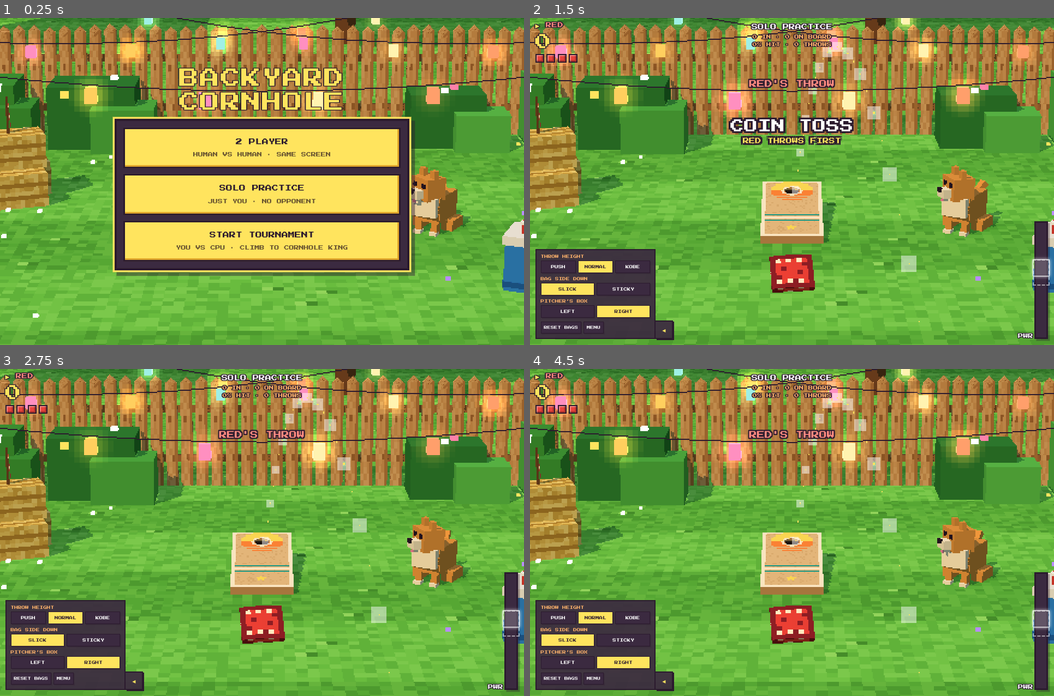
Above: before the commit, frames 1-4 (two rows, left to right).
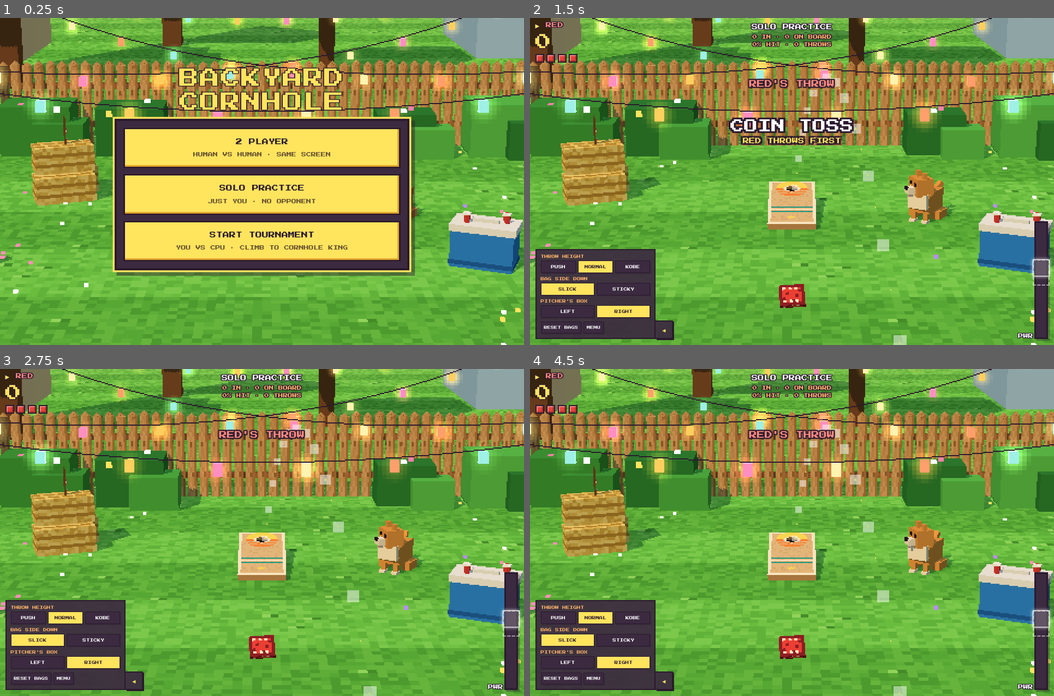
Above: after the commit, the same moments.

Repository: Ashe-Oro/backyard-games
Game: browser game, page index.html
The game is run twice, just before and just after one commit, with the same random seed, the same clock (stepped at 60 frames per second) and the same inputs.
Inputs:
- Up to frame 1 (0.25 s): no input
- Up to frame 2 (1.5 s): click "SOLO PRACTICE JUST YOU · NO O…" at 0.27 s; click "NORMAL" at 0.52 s; tap Space at 1.1 s
- Up to frame 3 (2.75 s): tap Space at 1.6, 2.1, 2.6 s
- Up to frame 4 (4.5 s): tap Space at 3.1, 3.6, 4.1 s

The runs differ from the first frame. In frame 1, 41% of the frame differs, in the area x 0-100%, y 0-100%; in frame 2, 51%; in frame 3, 52%; in frame 4, 52%.

Commit message:
Give desktop throws more space from the target

Diff:
--- a/index.html
+++ b/index.html
@@ -212,12 +212,11 @@
   const scale = Math.max(1, Math.round(Math.min(h, w * 0.85) / 310));
   renderer.setSize(Math.ceil(w / scale), Math.ceil(h / scale), false);
   camera.aspect = w / h;
-  // A closer, elevated view gives the deck depth instead of flattening the fence.
-  // Blend by aspect ratio so phones and wide desktops share the same composition.
+  // Give wide screens more court depth while preserving the tighter phone view.
   const portrait = clamp((1.2 - camera.aspect) / 0.65, 0, 1);
   camera.position.copy(CAM_POS);
   camera.lookAt(CAM_LOOK);
-  camera.fov = 14 + 8 * portrait;
+  camera.fov = 18 + 4 * portrait;
   camera.updateProjectionMatrix();
 }
 addEventListener('resize', resize); resize();
@@ -681,12 +680,12 @@
 const heldTilt = new THREE.Quaternion().setFromEuler(new THREE.Euler(.8, 0, 0));
 function positionHeldBag(yaw) {
   const portrait = clamp((1.2 - camera.aspect) / .65, 0, 1);
-  // Cap screen height too, so a wide landscape phone doesn't enlarge the bag.
-  const width = Math.min(.065 + .055 * portrait, .10 / camera.aspect);
+  // Keep the desktop bag smaller and lower to separate the hand from the target.
+  const width = Math.min(.065 + .055 * portrait, (.06 + .04 * portrait) / camera.aspect);
   const halfFov = Math.tan(camera.fov * Math.PI / 360);
   const depth = BAG / (2 * halfFov * camera.aspect * width);
   const halfHeight = depth * halfFov;
-  held.position.set(0, -.56 * halfHeight, -depth)
+  held.position.set(0, (-.70 + .14 * portrait) * halfHeight, -depth)
     .applyQuaternion(camera.quaternion).add(camera.position);
   held.quaternion.copy(camera.quaternion).multiply(heldTilt);
   held.rotateY(-yaw);
--- a/tests/framing_check.cjs
+++ b/tests/framing_check.cjs
@@ -55,6 +55,10 @@
             assert(object.top > .15 && object.bottom < .9, JSON.stringify({width,height,side,view}));
           }
           assert(view.bag.top > view.board.bottom, 'Held bag must read as foreground');
+          if (width/height >= 1.2) {
+            assert(view.bag.top-view.board.bottom > .14, 'Wide screens need visible throwing distance between bag and board');
+            assert(view.bag.bottom-view.bag.top < .10, 'Desktop bag must not dominate the court');
+          }
           const center = (view.bag.left+view.bag.right)/2;
           const boardCenter = (view.board.left+view.board.right)/2;
           assert(Math.abs(center - boardCenter) < .02, 'Held bag must align with the board on both throwing sides');
